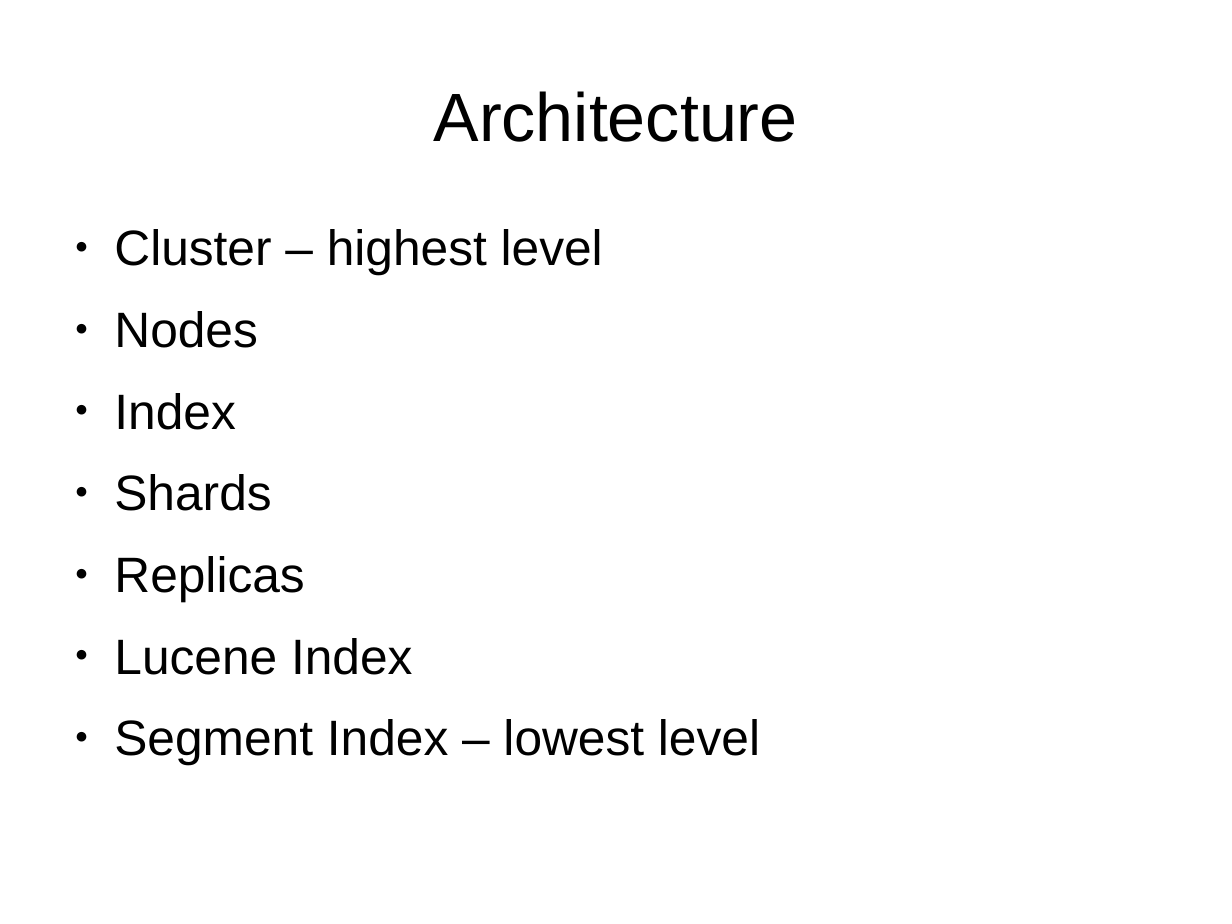
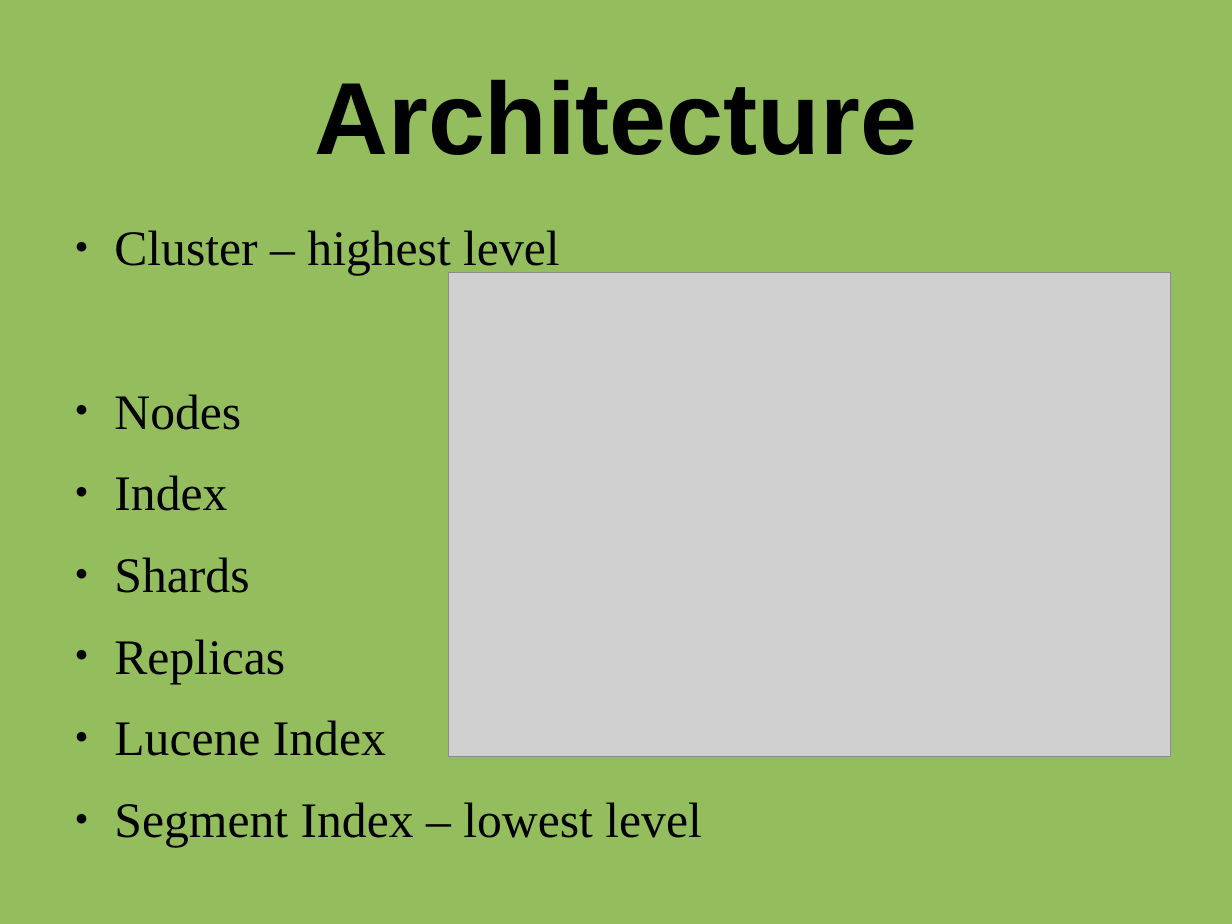
Before and after one commit to james1ewis/ElasticsearchForDBAs, a slide deck: slide 3 of Elasticsearch.odp (slide 4 before the commit). Drawn at 1232x924 pixels with LibreOffice and Linux fonts; fonts in the diff are those of the drawing; grey boxes stand for pictures. Boxes give left, top, right and bottom in pixels: in the first picture for what was removed or moved away, otherwise in the second. Text is boxed around its words. In the diff, an @@ line names an element or a change of style, - is before the commit and + after.

Commit message:
changed colour, added image, changed fonts

```diff
--- a/Elasticsearch.odp
+++ b/Elasticsearch.odp
@@ background #FFFFFF to #94BD5E @@
@@ title "Architecture" at <box>314,79,917,155</box>: size 44 to 66 pt, bold on @@
@@ text "Cluster – highest level" at <box>114,230,701,847</box>: font Arial to Times New Roman @@
@@ picture added at <box>449,273,1172,757</box> @@
```
Also in this commit, not shown: 14 other slides changed, 1 slide added, 1 slide removed.
